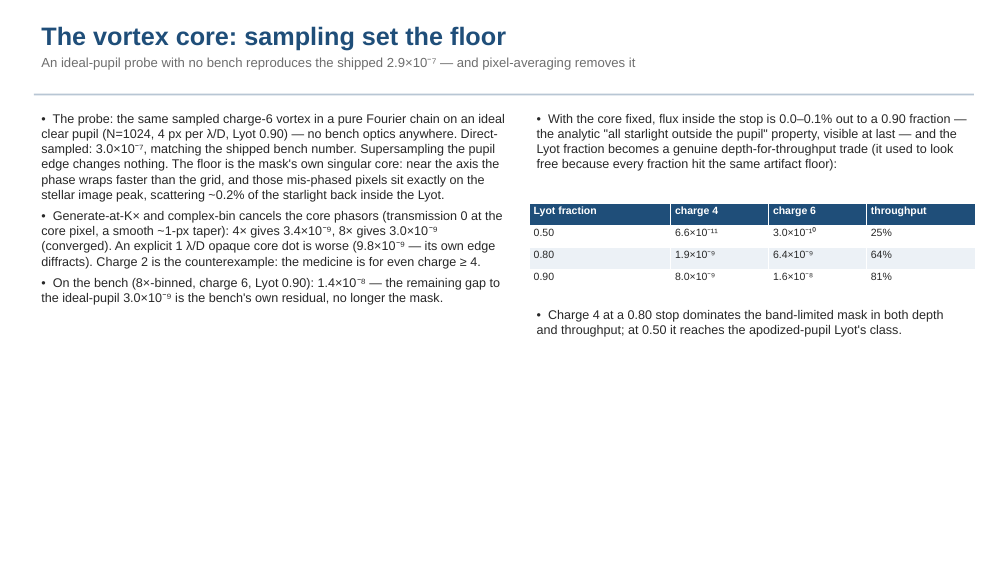
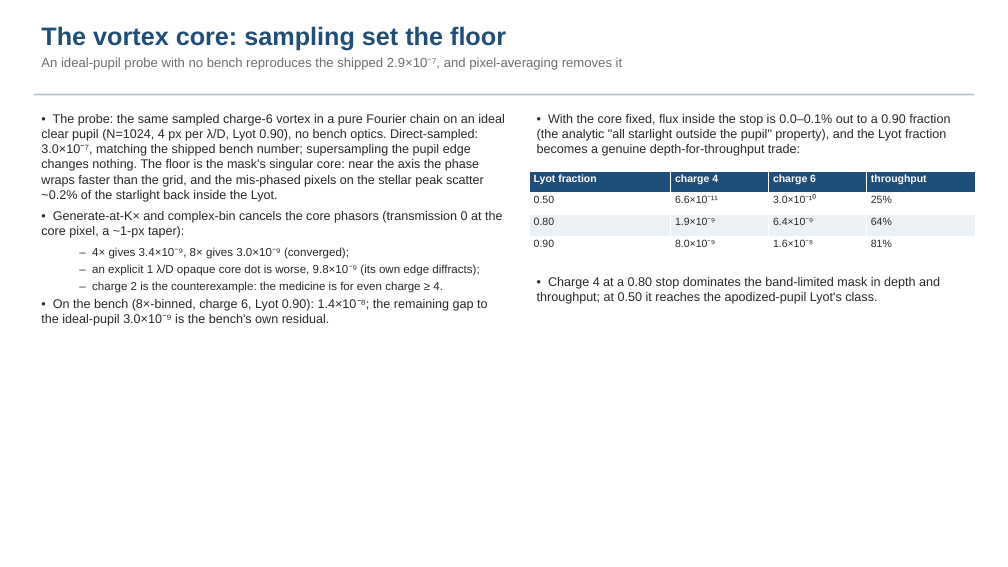
Before and after one commit to nasa-jpl/MACOS_resources, a slide deck: slide 27 of mmacos/templates/30_instruments/bench_ctb/deck_ctb.pptx (slide 24 before the commit). Drawn at 1008x567 pixels with LibreOffice and Linux fonts; fonts in the diff are those of the drawing. Boxes give left, top, right and bottom in pixels: in the first picture for what was removed or moved away, otherwise in the second. Text is boxed around its words. In the diff, an @@ line names an element or a change of style, - is before the commit and + after.

```diff
--- a/mmacos/templates/30_instruments/bench_ctb/deck_ctb.pptx
+++ b/mmacos/templates/30_instruments/bench_ctb/deck_ctb.pptx
@@ text at [41,57,623,70]: text changed @@
-An ideal-pupil probe with no bench reproduces the shipped 2.9×10⁻⁷ — and pixel-averaging removes it
+An ideal-pupil probe with no bench reproduces the shipped 2.9×10⁻⁷, and pixel-averaging removes it
@@ text at [41,114,505,326]: text changed @@
-• The probe: the same sampled charge-6 vortex in a pure Fourier chain on an ideal clear pupil (N=1024, 4 px per λ/D, Lyot 0.90) — no bench optics anywhere. Direct-sampled: 3.0×10⁻⁷, matching the shipped bench number. Supersampling the pupil edge changes nothing. The floor is the mask's own singular core: near the axis the phase wraps faster than the grid, and those mis-phased pixels sit exactly on the stellar image peak, scattering ~0.2% of the starlight back inside the Lyot.
-• Generate-at-K× and complex-bin cancels the core phasors (transmission 0 at the core pixel, a smooth ~1-px taper): 4× gives 3.4×10⁻⁹, 8× gives 3.0×10⁻⁹ (converged). An explicit 1 λ/D opaque core dot is worse (9.8×10⁻⁹ — its own edge diffracts). Charge 2 is the counterexample: the medicine is for even charge ≥ 4.
-• On the bench (8×-binned, charge 6, Lyot 0.90): 1.4×10⁻⁸ — the remaining gap to the ideal-pupil 3.0×10⁻⁹ is the bench's own residual, no longer the mask.
+• The probe: the same sampled charge-6 vortex in a pure Fourier chain on an ideal clear pupil (N=1024, 4 px per λ/D, Lyot 0.90), no bench optics. Direct-sampled: 3.0×10⁻⁷, matching the shipped bench number; supersampling the pupil edge changes nothing. The floor is the mask's singular core: near the axis the phase wraps faster than the grid, and the mis-phased pixels on the stellar peak scatter ~0.2% of the starlight back inside the Lyot.
+• Generate-at-K× and complex-bin cancels the core phasors (transmission 0 at the core pixel, a ~1-px taper):
+  – 4× gives 3.4×10⁻⁹, 8× gives 3.0×10⁻⁹ (converged);
+  – an explicit 1 λ/D opaque core dot is worse, 9.8×10⁻⁹ (its own edge diffracts);
+  – charge 2 is the counterexample: the medicine is for even charge ≥ 4.
+• On the bench (8×-binned, charge 6, Lyot 0.90): 1.4×10⁻⁸; the remaining gap to the ideal-pupil 3.0×10⁻⁹ is the bench's own residual.
@@ text at [537,114,950,156]: text changed @@
-• With the core fixed, flux inside the stop is 0.0–0.1% out to a 0.90 fraction — the analytic "all starlight outside the pupil" property, visible at last — and the Lyot fraction becomes a genuine depth-for-throughput trade (it used to look free because every fraction hit the same artifact floor):
+• With the core fixed, flux inside the stop is 0.0–0.1% out to a 0.90 fraction (the analytic "all starlight outside the pupil" property), and the Lyot fraction becomes a genuine depth-for-throughput trade:
@@ table: place and size @@
-table at [529,204,976,291]
+table at [529,171,976,258]
@@ text at [537,277,940,304]: text changed @@
-• Charge 4 at a 0.80 stop dominates the band-limited mask in both depth and throughput; at 0.50 it reaches the apodized-pupil Lyot's class.
+• Charge 4 at a 0.80 stop dominates the band-limited mask in depth and throughput; at 0.50 it reaches the apodized-pupil Lyot's class.
```
Also in this commit, not shown: 22 other slides changed, 3 slides added, 7 other files.
